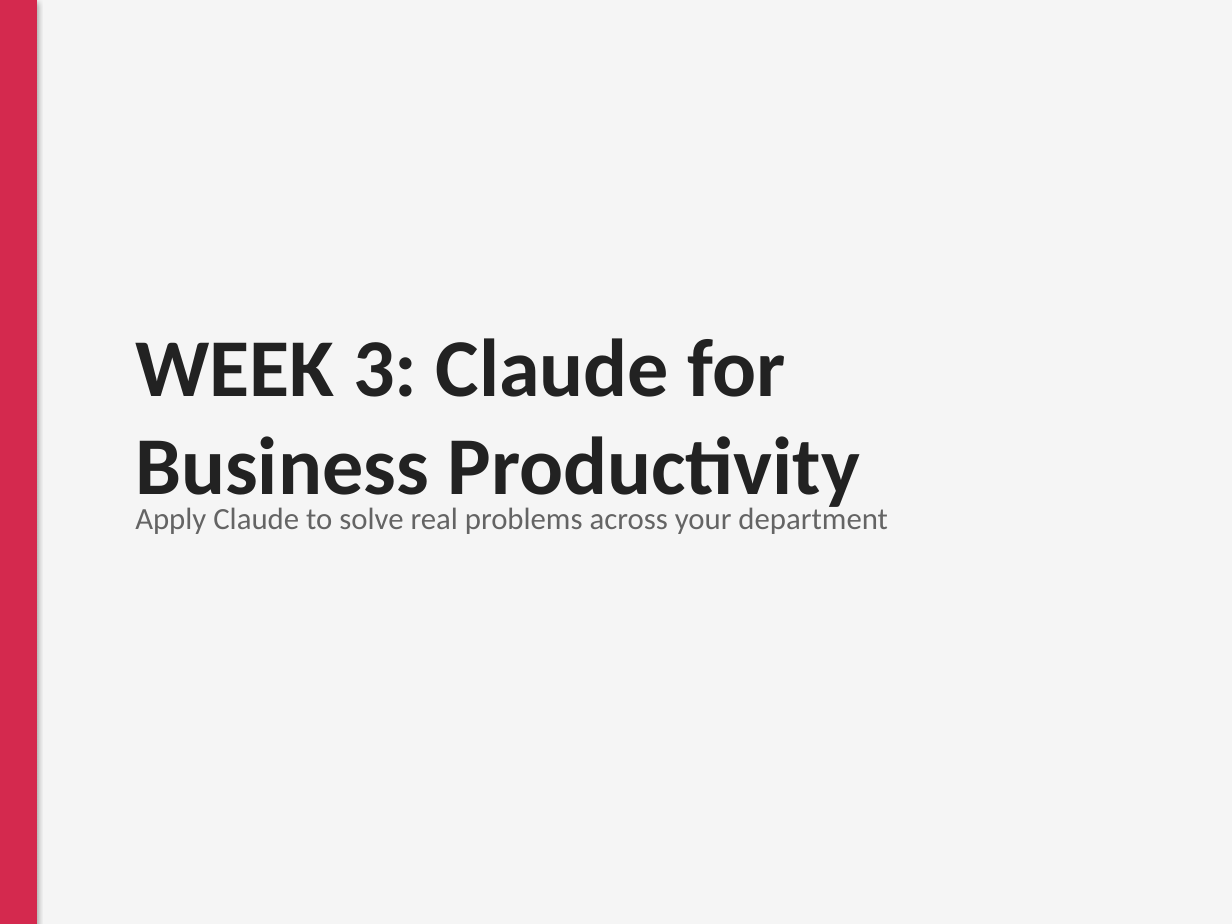
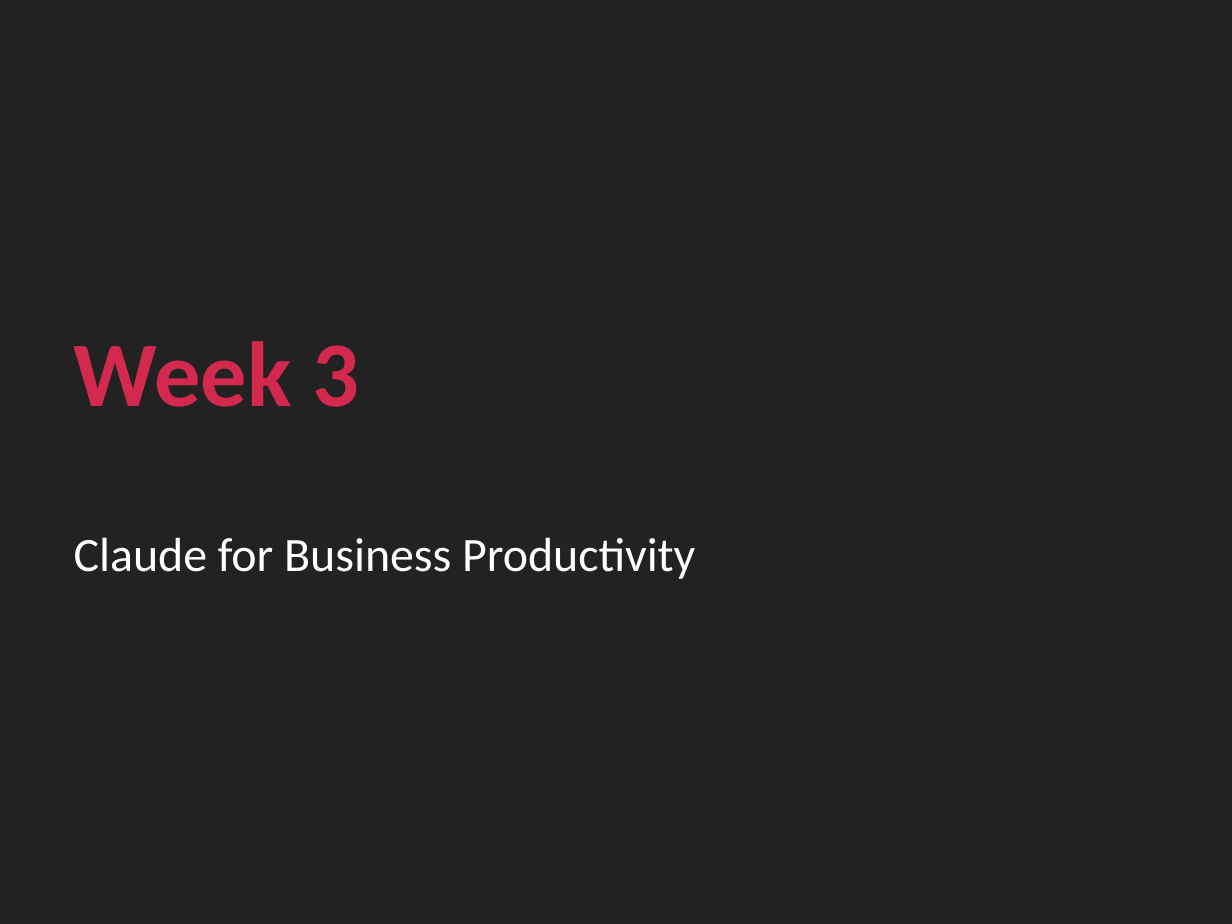
Before and after one commit to biswajitdas793-del/Self, a slide deck: slide 43 of training-program/presentation/Claude_AI_Training_Program.pptx (slide 50 before the commit). Drawn at 1232x924 pixels with LibreOffice and Linux fonts; fonts in the diff are those of the drawing. Boxes give left, top, right and bottom in pixels: in the first picture for what was removed or moved away, otherwise in the second. Text is boxed around its words. In the diff, an @@ line names an element or a change of style, - is before the commit and + after.

```diff
--- a/training-program/presentation/Claude_AI_Training_Program.pptx
+++ b/training-program/presentation/Claude_AI_Training_Program.pptx
@@ background #F5F5F5 to #222222 @@
@@ rectangle removed at (0,0,37,924) @@
@@ text added at (74,341,359,407), 54 pt, text #D4294E, bold @@
+Week 3
@@ text removed at (135,503,887,534) @@
-Apply Claude to solve real problems across your department
@@ text at (74,537,695,579): text changed; size 48 to 28 pt; text colour #222222 to #FFFFFF; bold off @@
-WEEK 3: Claude for Business Productivity
+Claude for Business Productivity
```
Also in this commit, not shown: 5 other slides changed, 92 slides added, 111 slides removed, 1 other file.
